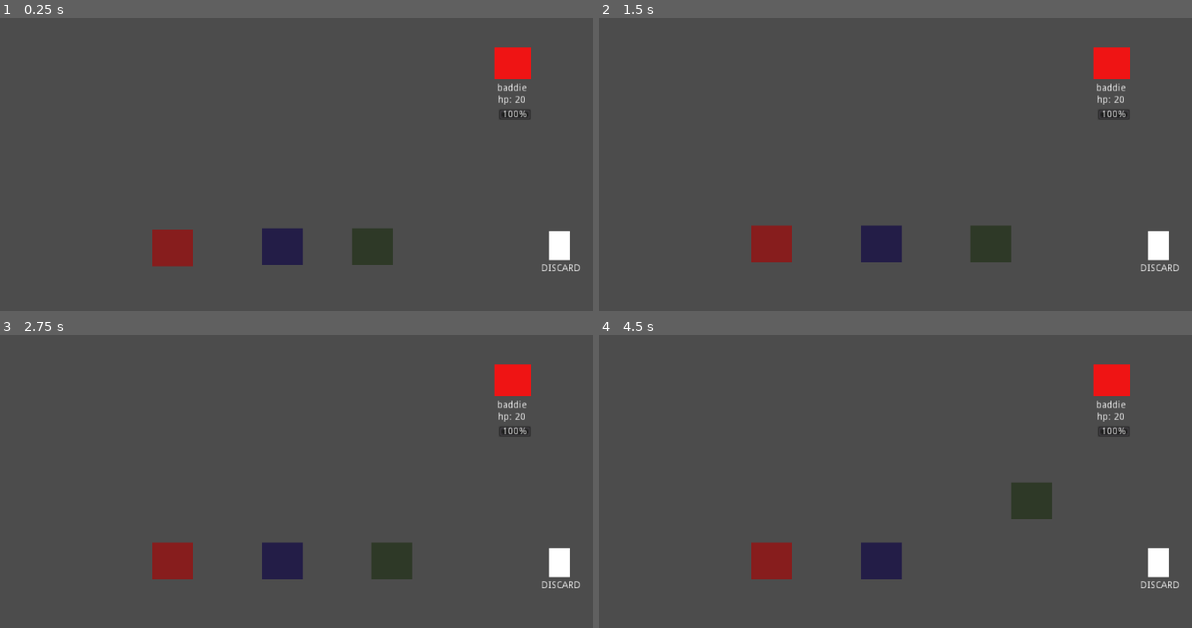
Above: before the commit, frames 1-4 (two rows, left to right).
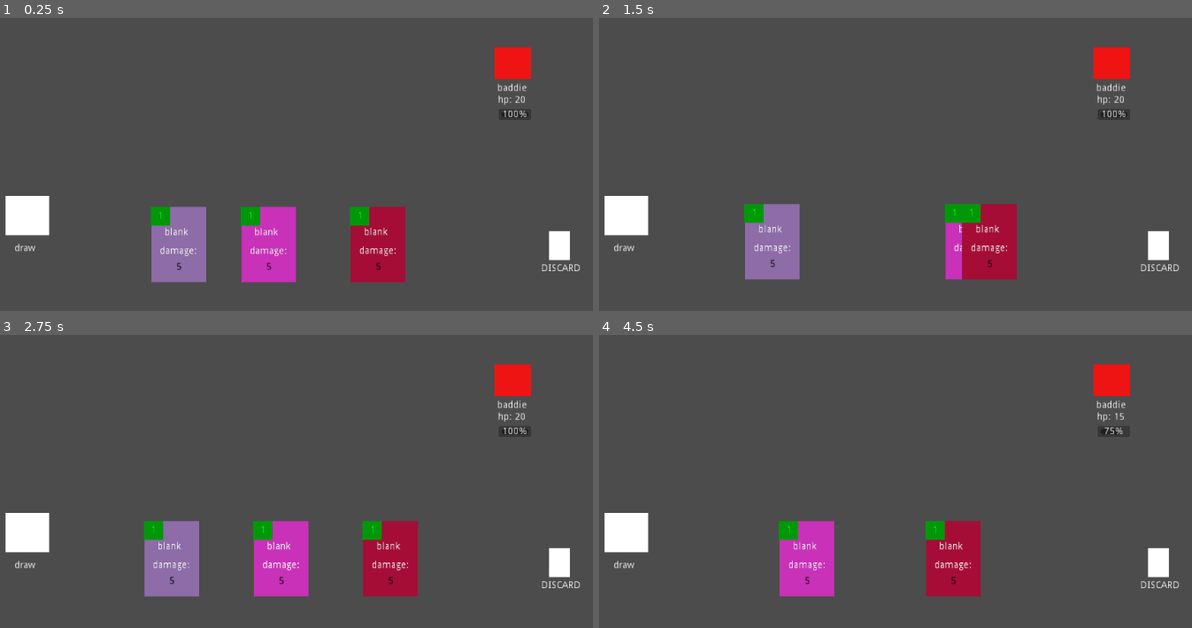
Above: after the commit, the same moments.

Repository: dam13n/dof
Game: Godot game, scene res://world.tscn
Same seed, same stepped clock (60 frames per second), same inputs: the game is played once before the commit and once after it.
Inputs (mouse positions are in pixels of both pictures, inside the frame that each line leads up to):
- Up to frame 1 (0.25 s): no input
- Up to frame 2 (1.5 s): drag from (770, 243) to (1156, 246) at 0.52 s; drag from (877, 243) to (1156, 246) at 1.27 s
- Up to frame 3 (2.75 s): move the mouse to (391, 560) at 2.02 s; click (391, 560) at 2.17 s
- Up to frame 4 (4.5 s): tap Enter at 2.75 s; drag from (770, 560) to (1108, 381) at 2.77 s; drag from (877, 560) to (931, 455) at 3.52 s; tap Space at 4.25 s; drag from (990, 560) to (1108, 381) at 4.27 s

The runs differ from the first frame. In frame 1, 8.5% of the frame differs, in the area x 0-69%, y 60-91%; in frame 2, 7.5%; in frame 3, 8.3%; in frame 4, 8.3%.

Commit message:
Draw Pile; Dynamic Cards

Diff:
--- a/CollisionShape2D.gd
+++ /dev/null
@@ -1,32 +0,0 @@
-extends CollisionShape2D
-
-# class member variables go here, for example:
-# var a = 2
-# var b = "textvar"
-
-#var mouse_enter = false
-#var object_dragged = true
-#
-#func _ready():
-#	# Called every time the node is added to the scene.
-#	# Initialization here
-#	set_process_input(true)
-#	connect("mouse_entered", self, "_mouse_entered")
-#	connect("mouse_exit", self, "_mouse_exited")
-#
-##func _process(delta):
-##	# Called every frame. Delta is time since last frame.
-##	# Update game logic here.
-##	pass
-#
-#func mouse_entered():
-#	print("m e")
-#
-#
-#func _mouse_entered():
-#    mouse_enter = true
-#    print("enter ************************")
-#
-#func _mouse_exited():
-#	if object_dragged == false:
-#        mouse_enter = false
--- a/Discard.gd
+++ b/Discard.gd
@@ -10,13 +10,13 @@
 	# Initialization here
 	pass
 
-func _physics_process(delta):
-	overlapping_bodies = get_overlapping_bodies()
-	if overlapping_bodies.size() > 0:
-		print("found object")
-		var ovlb = overlapping_bodies[0]
-		if ovlb.grabbed == false:
-			ovlb.queue_free()
+#func _physics_process(delta):
+#	overlapping_bodies = get_overlapping_bodies()
+#	if overlapping_bodies.size() > 0:
+#		print("found object")
+#		var ovlb = overlapping_bodies[0]
+#		if ovlb.grabbed == false:
+#			ovlb.queue_free()
 
 #func _process(delta):
 #	# Called every frame. Delta is time since last frame.
--- a/DiscardCollision.gd
+++ /dev/null
@@ -1,15 +0,0 @@
-extends CollisionShape2D
-
-# class member variables go here, for example:
-# var a = 2
-# var b = "textvar"
-
-func _ready():
-	# Called every time the node is added to the scene.
-	# Initialization here
-	pass
-
-#func _process(delta):
-#	# Called every frame. Delta is time since last frame.
-#	# Update game logic here.
-#	pass
--- a/card.gd
+++ b/card.gd
@@ -9,13 +9,24 @@
 var move_to_destination = false
 var speed = 10
 var active = true
+var card_name = 'blank'
+var cost = 1
+
 
 
 func _ready():
+	randomize()
 	#    set_fixed_process(true)
 	connect("mouse_entered", self, "_mouse_over", [true])
 	connect("mouse_exited",  self, "_mouse_over", [false])
 #	print(get_viewport().get_size())
+	$CardName.text = card_name
+	$Cost.text = str(cost)
+	$Damage.text = str(damage)
+	var redness = rand_range(0,1)
+	var blueness = rand_range(0,1)
+	var greenness = rand_range(0,1)
+	$Background.color = Color(redness, blueness, greenness, 1)
 
 
 func _mouse_over(over):
--- a/card.tscn
+++ b/card.tscn
@@ -1,16 +1,43 @@
 [gd_scene load_steps=4 format=2]
 
 [ext_resource path="res://card.gd" type="Script" id=1]
-[ext_resource path="res://CollisionShape2D.gd" type="Script" id=2]
 
 [sub_resource type="RectangleShape2D" id=1]
 
 custom_solver_bias = 0.0
-extents = Vector2( 26.0067, 26.0836 )
+extents = Vector2( 40.0082, 54.8255 )
 
-[node name="Card" type="KinematicBody2D"]
+[sub_resource type="StyleBoxFlat" id=2]
 
-self_modulate = Color( 0.613281, 0.220913, 0.220913, 1 )
+content_margin_left = -1.0
+content_margin_right = -1.0
+content_margin_top = -1.0
+content_margin_bottom = -1.0
+bg_color = Color( 0.6, 0.6, 0.6, 1 )
+draw_center = true
+border_width_left = 0
+border_width_top = 0
+border_width_right = 0
+border_width_bottom = 0
+border_color = Color( 0.8, 0.8, 0.8, 1 )
+border_blend = false
+corner_radius_top_left = 0
+corner_radius_top_right = 0
+corner_radius_bottom_right = 0
+corner_radius_bottom_left = 0
+corner_detail = 8
+expand_margin_left = 0.0
+expand_margin_right = 0.0
+expand_margin_top = 0.0
+expand_margin_bottom = 0.0
+shadow_color = Color( 0, 0, 0, 0.6 )
+shadow_size = 0
+anti_aliasing = true
+anti_aliasing_size = 1
+
+[node name="Card" type="KinematicBody2D" index="0"]
+
+self_modulate = Color( 1, 1, 1, 0 )
 position = Vector2( -3.07553, -0.504135 )
 z_index = 1
 input_pickable = true
@@ -18,47 +45,119 @@
 collision_mask = 1
 collision/safe_margin = 0.08
 script = ExtResource( 1 )
-_sections_unfolded = [ "Collision", "Pickable", "Transform", "Visibility", "Z Index" ]
-__meta__ = {
-"_edit_group_": true
-}
+_sections_unfolded = [ "Collision", "Pickable", "Transform", "Visibility", "Z Index", "collision" ]
 
-[node name="ColorRect" type="ColorRect" parent="." index="0"]
+[node name="Background" type="ColorRect" parent="." index="0"]
+
+anchor_left = 0.0
+anchor_top = 0.0
+anchor_right = 0.0
+anchor_bottom = 0.0
+margin_left = -36.0
+margin_top = -57.0
+margin_right = 43.0
+margin_bottom = 52.0
+rect_pivot_offset = Vector2( 0, 0 )
+mouse_filter = 2
+mouse_default_cursor_shape = 0
+size_flags_horizontal = 1
+size_flags_vertical = 1
+color = Color( 0, 0, 0, 1 )
+_sections_unfolded = [ "Anchor", "Focus", "Mouse", "Rect", "Visibility" ]
+
+[node name="CollisionShape2D" type="CollisionShape2D" parent="." index="1"]
+
+visible = false
+position = Vector2( 3.05154, -2.12785 )
+shape = SubResource( 1 )
+_sections_unfolded = [ "Material", "Transform", "Visibility" ]
+
+[node name="CardName" type="Label" parent="." index="2"]
+
+anchor_left = 0.0
+anchor_top = 0.0
+anchor_right = 0.0
+anchor_bottom = 0.0
+margin_left = -17.0
+margin_top = -27.0
+margin_right = 27.0
+margin_bottom = -13.0
+rect_pivot_offset = Vector2( 0, 0 )
+mouse_filter = 2
+mouse_default_cursor_shape = 0
+size_flags_horizontal = 1
+size_flags_vertical = 4
+custom_colors/font_color = Color( 1, 1, 1, 1 )
+text = "default"
+percent_visible = 1.0
+lines_skipped = 0
+max_lines_visible = -1
+_sections_unfolded = [ "Visibility", "custom_colors" ]
+
+[node name="DamageLabel" type="Label" parent="." index="3"]
 
 anchor_left = 0.0
 anchor_top = 0.0
 anchor_right = 0.0
 anchor_bottom = 0.0
 margin_left = -24.0
-margin_top = -26.0
-margin_right = 35.0
-margin_bottom = 27.0
+margin_right = 36.0
+margin_bottom = 20.0
 rect_pivot_offset = Vector2( 0, 0 )
 mouse_filter = 2
 mouse_default_cursor_shape = 0
 size_flags_horizontal = 1
-size_flags_vertical = 1
-color = Color( 1, 1, 1, 1 )
-_sections_unfolded = [ "Anchor", "Focus", "Mouse", "Rect", "Visibility" ]
+size_flags_vertical = 4
+text = "damage: "
+percent_visible = 1.0
+lines_skipped = 0
+max_lines_visible = -1
 
-[node name="CollisionShape2D" type="CollisionShape2D" parent="." index="1"]
+[node name="Cost" type="Label" parent="." index="4"]
 
-modulate = Color( 0.914062, 0.0147429, 0.0147429, 1 )
-position = Vector2( 3.26602, 0.445938 )
-shape = SubResource( 1 )
-script = ExtResource( 2 )
-_sections_unfolded = [ "Material", "Transform", "Visibility" ]
-
-[node name="Control" type="Control" parent="." index="2"]
-
+self_modulate = Color( 0, 1, 0.0625, 1 )
 anchor_left = 0.0
 anchor_top = 0.0
 anchor_right = 0.0
 anchor_bottom = 0.0
-margin_right = 40.0
-margin_bottom = 40.0
+margin_left = -37.0
+margin_top = -57.0
+margin_right = -9.0
+margin_bottom = -30.0
 rect_pivot_offset = Vector2( 0, 0 )
-mouse_filter = 0
+mouse_filter = 2
 mouse_default_cursor_shape = 0
 size_flags_horizontal = 1
-size_flags_vertical = 1
+size_flags_vertical = 4
+custom_styles/normal = SubResource( 2 )
+text = "0"
+align = 1
+valign = 1
+percent_visible = 1.0
+lines_skipped = 0
+max_lines_visible = -1
+_sections_unfolded = [ "Visibility", "custom_styles" ]
+
+[node name="Damage" type="Label" parent="." index="5"]
+
+self_modulate = Color( 0, 0, 0, 1 )
+anchor_left = 0.0
+anchor_top = 0.0
+anchor_right = 0.0
+anchor_bottom = 0.0
+margin_left = -16.0
+margin_top = 23.0
+margin_right = 24.0
+margin_bottom = 37.0
+rect_pivot_offset = Vector2( 0, 0 )
+mouse_filter = 2
+mouse_default_cursor_shape = 0
+size_flags_horizontal = 1
+size_flags_vertical = 4
+text = "1"
+align = 1
+valign = 1
+percent_visible = 1.0
+lines_skipped = 0
+max_lines_visible = -1
+_sections_unfolded = [ "Size Flags", "Visibility" ]
--- /dev/null
+++ b/deck.gd
@@ -0,0 +1,58 @@
+extends Node
+
+var deck_data
+var hand
+
+func _ready():
+	# Called every time the node is added to the scene.
+	# Initialization here
+	hand = get_parent().get_node('Hand')
+
+
+func make_cards():
+	deck_data = get_deck_data()
+	for card_data in deck_data:
+
+		var card_scene = load("res://card.tscn")
+		var card = card_scene.instance()
+#		card.set_name("card")
+
+#		card.visible = false
+#		card.input_pickable = false
+		card.card_name = card_data['name']
+		card.damage = card_data['damage']
+		card.cost = card_data['cost']
+		hand.add_child(card)
+		hand.active_hand.append(card)
+		hand.set_card_destinations()
+		hand.organize()
+
+
+func get_deck_data():
+	return [
+		{
+			"name" : "attack",
+			"cost" : 2,
+			"damage" : 10
+		},
+		{
+			"name" : "attack",
+			"cost" : 1,
+			"damage" : 5
+		},
+		{
+			"name" : "attack",
+			"cost" : 1,
+			"damage" : 3
+		},
+		{
+			"name" : "attack",
+			"cost" : 3,
+			"damage" : 15
+		},
+		{
+			"name" : "attack",
+			"cost" : 2,
+			"damage" : 11
+		}
+	]
--- /dev/null
+++ b/deck.tscn
@@ -0,0 +1,7 @@
+[gd_scene load_steps=2 format=2]
+
+[ext_resource path="res://deck.gd" type="Script" id=1]
+
+[node name="Deck" type="Node"]
+
+script = ExtResource( 1 )
--- /dev/null
+++ b/draw_pile.gd
@@ -0,0 +1,19 @@
+extends Area2D
+
+var is_hovering = false
+
+func _ready():
+	connect("mouse_entered", self, "_mouse_over", [true])
+	connect("mouse_exited",  self, "_mouse_over", [false])
+
+func _mouse_over(over):
+	if over == true:
+		is_hovering = true
+	else:
+		is_hovering = false
+
+func _input(event):
+	if event is InputEventMouseButton && event.pressed && is_hovering == true:
+		print('draw')
+#		var deck_data = get_parent().get_node('Deck').get_deck_data()
+		get_parent().get_node('Deck').make_cards()
--- a/enemy.gd
+++ b/enemy.gd
@@ -11,12 +11,12 @@
 	# Called every time the node is added to the scene.
 	# Initialization here
 	_update_health()
-	$EnemyShape/HP/HealthBar.max_value = starting_health
-	$EnemyShape/HP/HealthBar.min_value = 0
+	$EnemyShape/HealthBar.max_value = starting_health
+	$EnemyShape/HealthBar.min_value = 0
 
 func _update_health():
 	$EnemyShape/HP.text = "hp: " + str(health)
-	$EnemyShape/HP/HealthBar.value = health
+	$EnemyShape/HealthBar.value = health
 
 #func _process(delta):
 #	# Called every frame. Delta is time since last frame.
--- a/enemy.tscn
+++ b/enemy.tscn
@@ -7,7 +7,7 @@
 custom_solver_bias = 0.0
 extents = Vector2( 26.1048, 23.0275 )
 
-[node name="Enemy" type="Area2D" index="0"]
+[node name="Enemy" type="Area2D"]
 
 position = Vector2( 473.606, 274.156 )
 input_pickable = true
@@ -81,17 +81,18 @@
 percent_visible = 1.0
 lines_skipped = 0
 max_lines_visible = -1
+_sections_unfolded = [ "Visibility", "custom_colors" ]
 
-[node name="HealthBar" type="ProgressBar" parent="EnemyShape/HP" index="0"]
+[node name="HealthBar" type="ProgressBar" parent="EnemyShape" index="3"]
 
 anchor_left = 0.0
 anchor_top = 0.0
 anchor_right = 0.0
 anchor_bottom = 0.0
-margin_left = 1.0
-margin_top = 20.0
-margin_right = 48.0
-margin_bottom = 36.0
+margin_left = -20.0
+margin_top = 66.0
+margin_right = 27.0
+margin_bottom = 82.0
 rect_pivot_offset = Vector2( 0, 0 )
 mouse_filter = 0
 mouse_default_cursor_shape = 0
--- a/hand.gd
+++ b/hand.gd
@@ -21,7 +21,7 @@
 	for i in range(0, active_hand.size()):
 		var child = active_hand[i]
 		child.reset_position()
-		print('child count:', active_hand.size())
+#		print('child count:', active_hand.size())
 
 func remove_card(card):
 	print('removing card')
--- a/hand.tscn
+++ b/hand.tscn
@@ -3,10 +3,8 @@
 [ext_resource path="res://hand.gd" type="Script" id=1]
 [ext_resource path="res://card.tscn" type="PackedScene" id=2]
 
-[node name="Hand" type="HBoxContainer"]
+[node name="Hand" type="HBoxContainer" index="0"]
 
-modulate = Color( 0.679688, 0.270413, 0.270413, 0.38 )
-self_modulate = Color( 0.554688, 0.347425, 0.347425, 0.44 )
 anchor_left = 0.0
 anchor_top = 0.0
 anchor_right = 0.0
@@ -24,19 +22,17 @@
 script = ExtResource( 1 )
 _sections_unfolded = [ "Grow Direction", "Mouse", "Rect", "Size Flags", "Visibility" ]
 
-[node name="Card" parent="." index="0" instance=ExtResource( 2 )]
+[node name="Card2" parent="." index="0" instance=ExtResource( 2 )]
 
-modulate = Color( 1, 0, 0, 1 )
-position = Vector2( 156.654, 89.4701 )
-
-[node name="Card2" parent="." index="1" instance=ExtResource( 2 )]
-
-modulate = Color( 0.0544739, 0, 0.996094, 1 )
-self_modulate = Color( 0.220913, 0.309809, 0.613281, 1 )
+self_modulate = Color( 1, 1, 1, 1 )
+show_behind_parent = true
 position = Vector2( 317.062, 63.1515 )
 
-[node name="Card3" parent="." index="2" instance=ExtResource( 2 )]
+[node name="Card3" parent="." index="1" instance=ExtResource( 2 )]
 
-modulate = Color( 0.157006, 0.65625, 0.235013, 1 )
-self_modulate = Color( 0.200292, 0.632812, 0.151399, 1 )
+self_modulate = Color( 1, 1, 1, 1 )
 position = Vector2( 37.7701, 65.6036 )
+
+[node name="Card" parent="." index="2" instance=ExtResource( 2 )]
+
+position = Vector2( 195.879, 59.8752 )
--- a/world.tscn
+++ b/world.tscn
@@ -1,32 +1,71 @@
-[gd_scene load_steps=6 format=2]
+[gd_scene load_steps=10 format=2]
 
 [ext_resource path="res://hand.tscn" type="PackedScene" id=1]
 [ext_resource path="res://Discard.gd" type="Script" id=2]
-[ext_resource path="res://DiscardCollision.gd" type="Script" id=3]
-[ext_resource path="res://enemy.tscn" type="PackedScene" id=4]
+[ext_resource path="res://enemy.tscn" type="PackedScene" id=3]
+[ext_resource path="res://deck.tscn" type="PackedScene" id=4]
+[ext_resource path="res://draw_pile.gd" type="Script" id=5]
 
-[sub_resource type="RectangleShape2D" id=1]
+[sub_resource type="GDScript" id=1]
+
+script/source = "extends Node
+
+# class member variables go here, for example:
+# var a = 2
+# var b = \"textvar\"
+
+func _ready():
+	# Called every time the node is added to the scene.
+	# Initialization here
+	pass
+
+#func _process(delta):
+#	# Called every frame. Delta is time since last frame.
+#	# Update game logic here.
+#	pass
+"
+
+[sub_resource type="RectangleShape2D" id=2]
 
 custom_solver_bias = 0.0
 extents = Vector2( 15.1893, 20.6487 )
 
-[node name="world" type="Node" index="0"]
+[sub_resource type="GDScript" id=3]
 
-[node name="GridContainer" parent="." index="0" instance=ExtResource( 1 )]
+script/source = "extends CollisionShape2D
+
+# class member variables go here, for example:
+# var a = 2
+# var b = \"textvar\"
+
+func _ready():
+	# Called every time the node is added to the scene.
+	# Initialization here
+	pass
+
+#func _process(delta):
+#	# Called every frame. Delta is time since last frame.
+#	# Update game logic here.
+#	pass
+"
+
+[sub_resource type="RectangleShape2D" id=4]
+
+custom_solver_bias = 0.0
+extents = Vector2( 10.4167, 10.3077 )
+
+[node name="world" type="Node"]
+
+script = SubResource( 1 )
+
+[node name="Hand" parent="." index="0" instance=ExtResource( 1 )]
 
 margin_left = 168.0
 margin_top = 451.0
 margin_right = 802.0
 margin_bottom = 595.0
 
-[node name="GridContainer2" parent="." index="1" instance=ExtResource( 1 )]
-
-margin_left = 168.0
-margin_top = 451.0
-margin_right = 802.0
-margin_bottom = 595.0
-
-[node name="Discard" type="Area2D" parent="." index="2"]
+[node name="Discard" type="Area2D" parent="." index="1"]
 
 position = Vector2( 890.645, 454.163 )
 input_pickable = true
@@ -38,13 +77,7 @@
 audio_bus_name = "Master"
 script = ExtResource( 2 )
 
-[node name="DiscardCollision" type="CollisionShape2D" parent="Discard" index="0"]
-
-shape = SubResource( 1 )
-script = ExtResource( 3 )
-_sections_unfolded = [ "Visibility" ]
-
-[node name="ColorRect" type="ColorRect" parent="Discard" index="1"]
+[node name="ColorRect" type="ColorRect" parent="Discard" index="0"]
 
 anchor_left = 0.0
 anchor_top = 0.0
@@ -62,16 +95,22 @@
 color = Color( 1, 1, 1, 1 )
 _sections_unfolded = [ "Mouse" ]
 
-[node name="Label" type="Label" parent="Discard/ColorRect" index="0"]
+[node name="DiscardCollision" type="CollisionShape2D" parent="Discard" index="1"]
+
+shape = SubResource( 2 )
+script = SubResource( 3 )
+_sections_unfolded = [ "Visibility" ]
+
+[node name="Label" type="Label" parent="Discard" index="2"]
 
 anchor_left = 0.0
 anchor_top = 0.0
 anchor_right = 0.0
 anchor_bottom = 0.0
-margin_left = -11.0
-margin_top = 47.0
-margin_right = 46.0
-margin_bottom = 61.0
+margin_left = -26.0
+margin_top = 26.0
+margin_right = 31.0
+margin_bottom = 40.0
 rect_pivot_offset = Vector2( 0, 0 )
 mouse_filter = 2
 mouse_default_cursor_shape = 0
@@ -82,6 +121,69 @@
 lines_skipped = 0
 max_lines_visible = -1
 
-[node name="Enemy" parent="." index="3" instance=ExtResource( 4 )]
+[node name="Enemy" parent="." index="2" instance=ExtResource( 3 )]
 
 position = Vector2( 823.172, 190.288 )
+
+[node name="Deck" parent="." index="3" instance=ExtResource( 4 )]
+
+[node name="DrawPile" type="Area2D" parent="." index="4"]
+
+position = Vector2( 120.828, 412.262 )
+input_pickable = true
+gravity_vec = Vector2( 0, 1 )
+gravity = 98.0
+linear_damp = 0.1
+angular_damp = 1.0
+audio_bus_override = false
+audio_bus_name = "Master"
+script = ExtResource( 5 )
+_sections_unfolded = [ "Pickable" ]
+__meta__ = {
+"_edit_group_": true
+}
+
+[node name="ColorRect" type="ColorRect" parent="DrawPile" index="0"]
+
+anchor_left = 0.0
+anchor_top = 0.0
+anchor_right = 0.0
+anchor_bottom = 0.0
+margin_left = -31.0
+margin_top = -30.0
+margin_right = 32.0
+margin_bottom = 27.0
+rect_pivot_offset = Vector2( 0, 0 )
+mouse_filter = 2
+mouse_default_cursor_shape = 0
+size_flags_horizontal = 1
+size_flags_vertical = 1
+color = Color( 1, 1, 1, 1 )
+_sections_unfolded = [ "Mouse" ]
+
+[node name="Label" type="Label" parent="DrawPile" index="1"]
+
+anchor_left = 0.0
+anchor_top = 0.0
+anchor_right = 0.0
+anchor_bottom = 0.0
+margin_left = -18.0
+margin_top = 39.0
+margin_right = 22.0
+margin_bottom = 53.0
+rect_pivot_offset = Vector2( 0, 0 )
+mouse_filter = 2
+mouse_default_cursor_shape = 0
+size_flags_horizontal = 1
+size_flags_vertical = 4
+text = "draw"
+percent_visible = 1.0
+lines_skipped = 0
+max_lines_visible = -1
+
+[node name="DrawCollision" type="CollisionShape2D" parent="DrawPile" index="2"]
+
+position = Vector2( 0.389244, -2.3735 )
+scale = Vector2( 3.05811, 2.7608 )
+shape = SubResource( 4 )
+_sections_unfolded = [ "Visibility" ]
